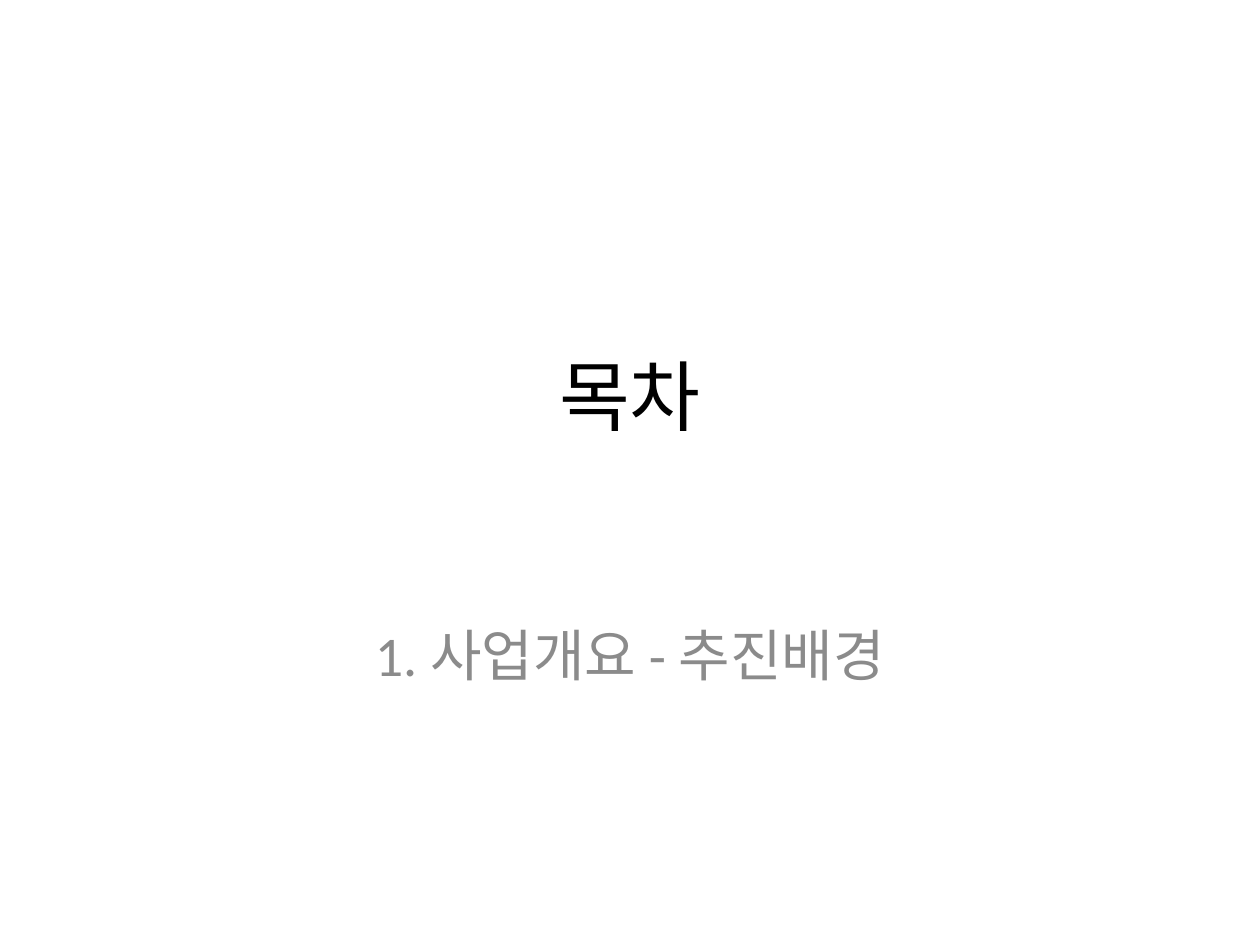
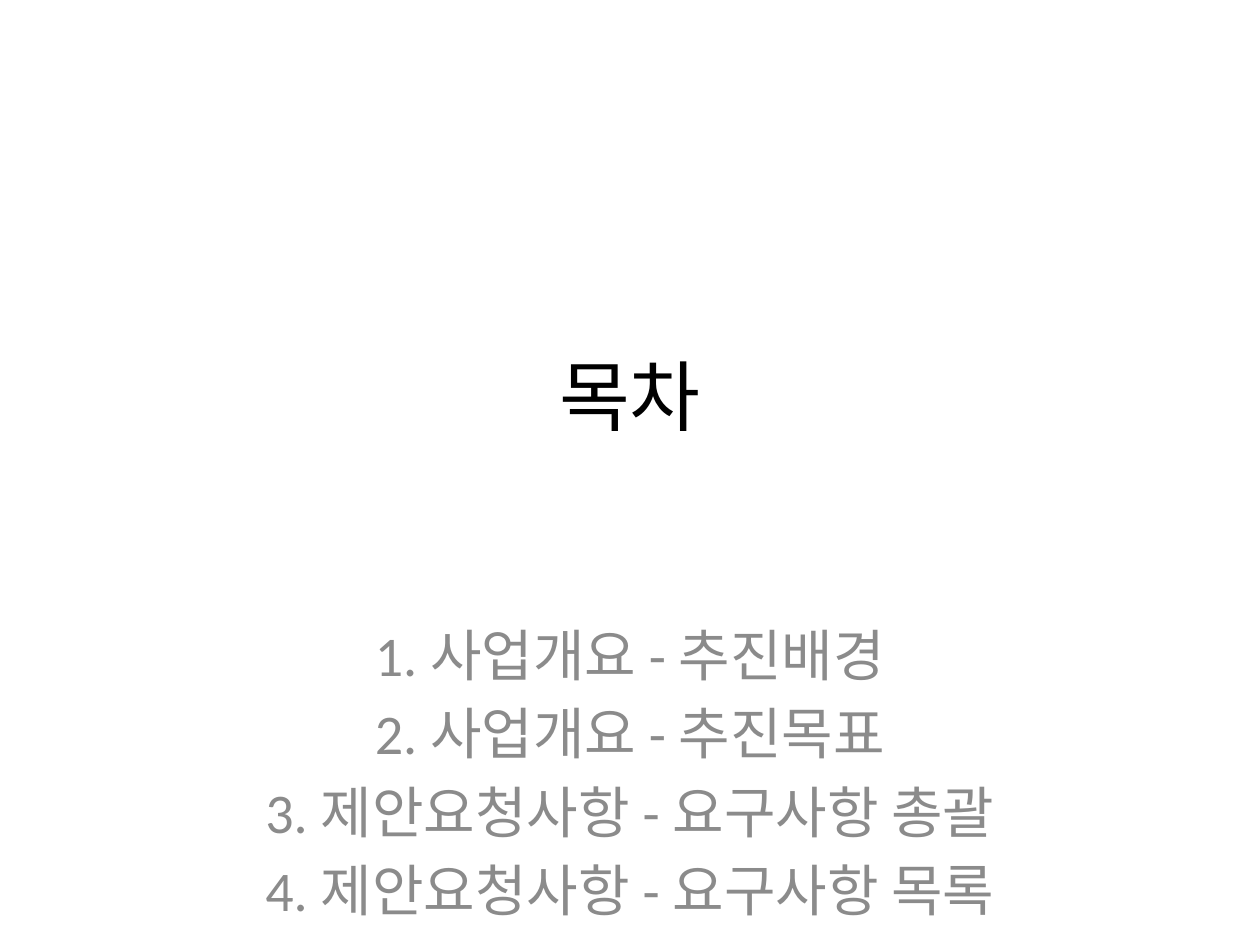
Before and after one commit to anskong/llm_mission, a slide deck: slide 1 of generated_ppt.pptx. Drawn at 1260x945 pixels with LibreOffice and Linux fonts; fonts in the diff are those of the drawing. Boxes give left, top, right and bottom in pixels: in the first picture for what was removed or moved away, otherwise in the second. Text is boxed around its words. In the diff, an @@ line names an element or a change of style, - is before the commit and + after.

```diff
--- a/generated_ppt.pptx
+++ b/generated_ppt.pptx
@@ subtitle at (265,708,994,916): paragraphs added @@
+2. 사업개요 - 추진목표
+3. 제안요청사항 - 요구사항 총괄
+4. 제안요청사항 - 요구사항 목록
```
Also in this commit, not shown: 2 other slides changed, 19 slides added, 1 other file.
